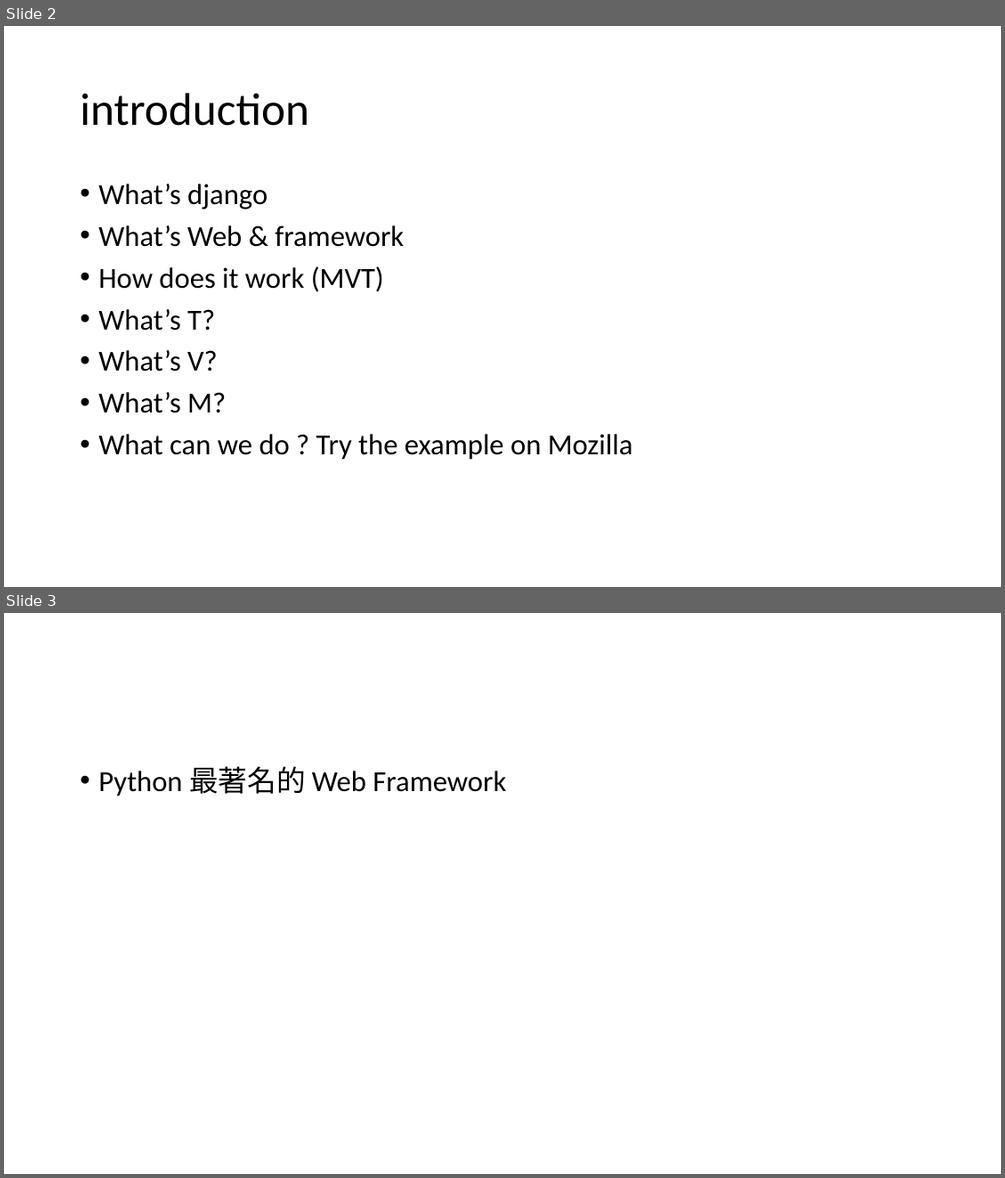
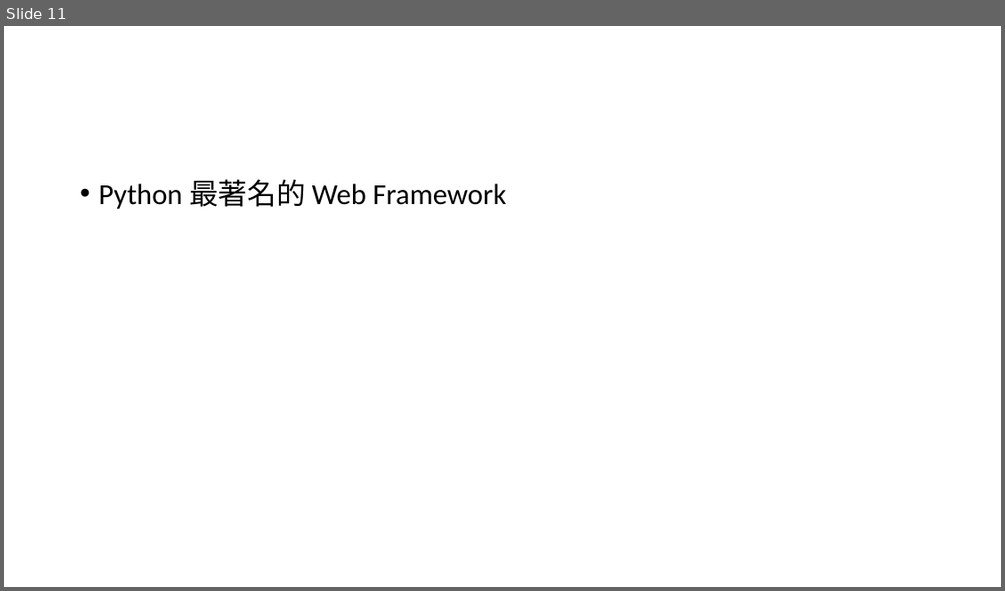
Before and after one commit to yao1222/bmi_app, a slide deck: Django.pptx. Shown one above the other, each under a label of ours: slides 2 and 3 before the commit, slide 11 after it. The pictures are 1005x1178 and 1005x591 pixels, drawn with LibreOffice and Linux fonts; fonts in the diff are those of the drawing. Boxes give left, top, right and bottom in pixels: in the first picture for what was removed or moved away, otherwise in the second. Text is boxed around its words. In the diff, an @@ line names an element or a change of style, - is before the commit and + after.

```diff
--- a/Django.pptx
+++ b/Django.pptx
@@ slide 2 removed at bbox=[4, 26, 1001, 587], background #FFFFFF @@
@@ title removed at bbox=[80, 93, 309, 126] @@
-introduction
@@ text removed at bbox=[98, 184, 633, 459] @@
-• What’s django
-• What’s Web & framework
-• How does it work (MVT)
-• What’s T?
-• What’s V?
-• What’s M?
-• What can we do ? Try the example on Mozilla
@@ what was slide 3 is now slide 11 @@
```
Also in this commit, not shown: 5 slides added, 1 other slide removed.
